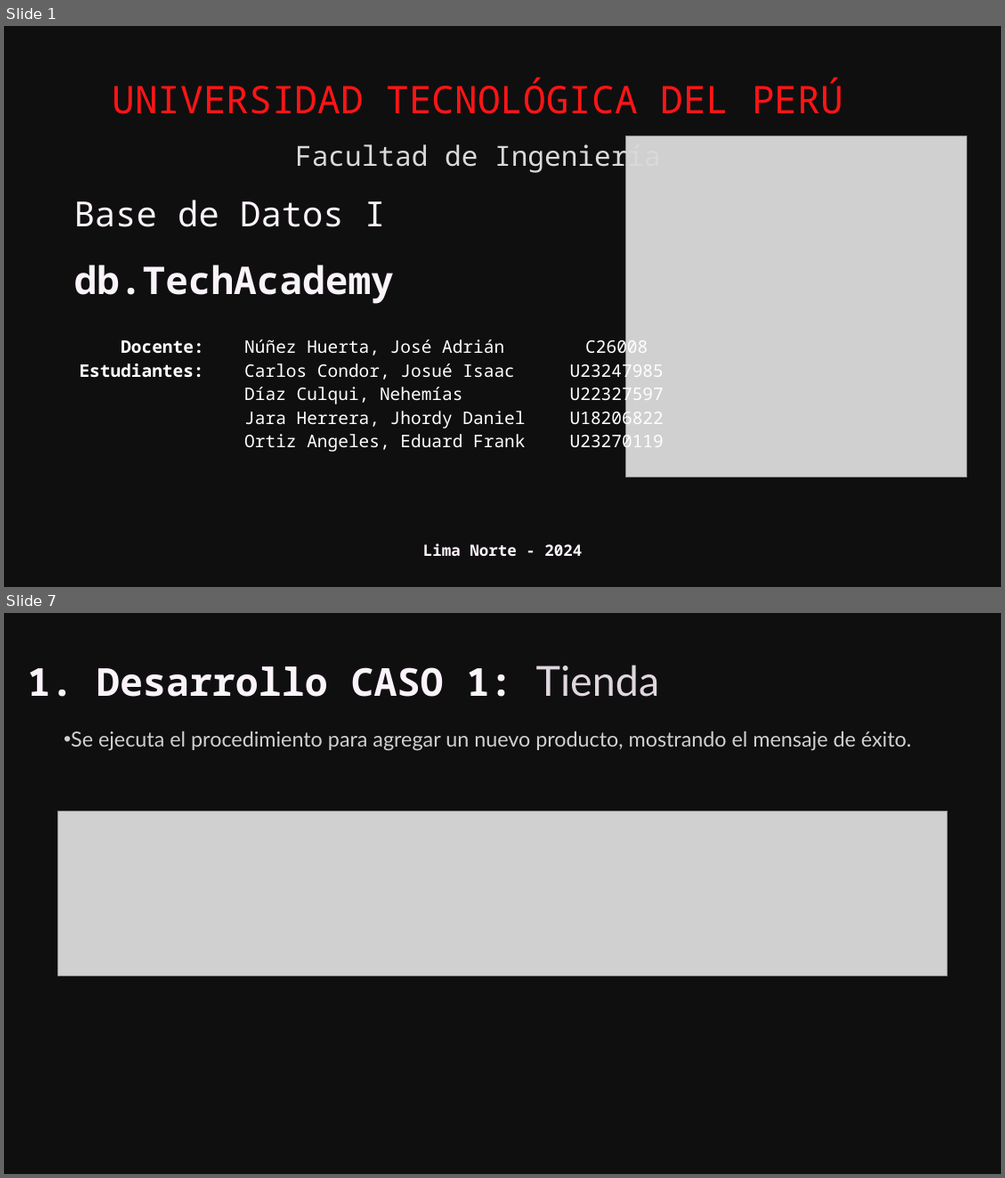
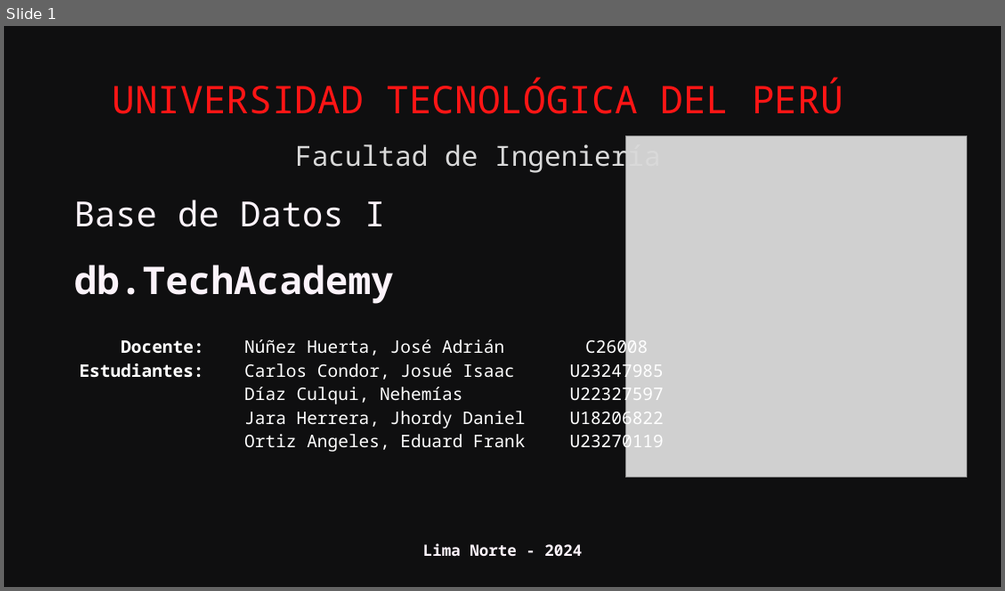
Before and after one commit to E-specter/Proyect-Database_I, a slide deck: BD.Proyect-Presentation.pptx. Shown one above the other, each under a label of ours: slides 1 and 7 before the commit, slide 1 after it; the slides between them are not shown. The pictures are 1005x1178 and 1005x591 pixels, drawn with LibreOffice and Linux fonts; fonts in the diff are those of the drawing; grey boxes stand for pictures; background and template pictures are left out. Boxes give left, top, right and bottom in pixels: in the first picture for what was removed or moved away, otherwise in the second. Text is boxed around its words. In the diff, an @@ line names an element or a change of style, - is before the commit and + after.

```diff
--- a/BD.Proyect-Presentation.pptx
+++ b/BD.Proyect-Presentation.pptx
@@ slide 7 removed at [4,613,1001,1174], background #000000; not listed: 1 template element that a slide beside it also shows @@
@@ text removed at [27,665,660,697] @@
-1. Desarrollo CASO 1: Tienda
@@ text removed at [71,731,911,751] @@
-• Se ejecuta el procedimiento para agregar un nuevo producto, mostrando el mensaje de éxito.
@@ picture removed at [57,811,947,975] @@
```
Also in this commit, not shown: 1 slide changed, 9 slides added, 22 other slides removed.
